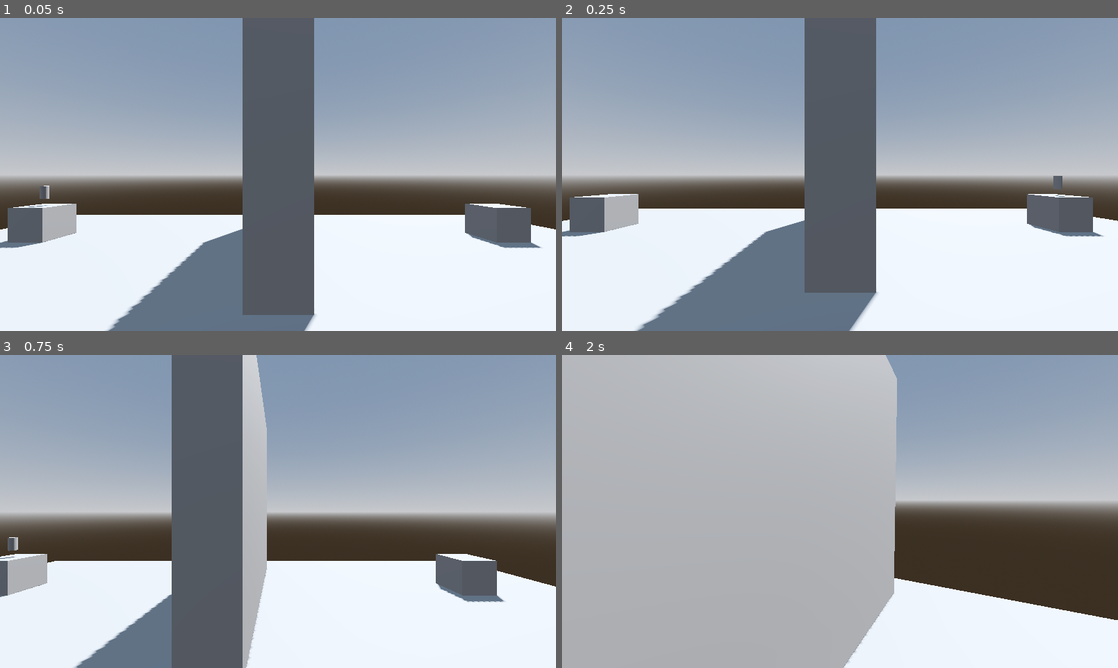
Above: before the commit, frames 1-4 (two rows, left to right).
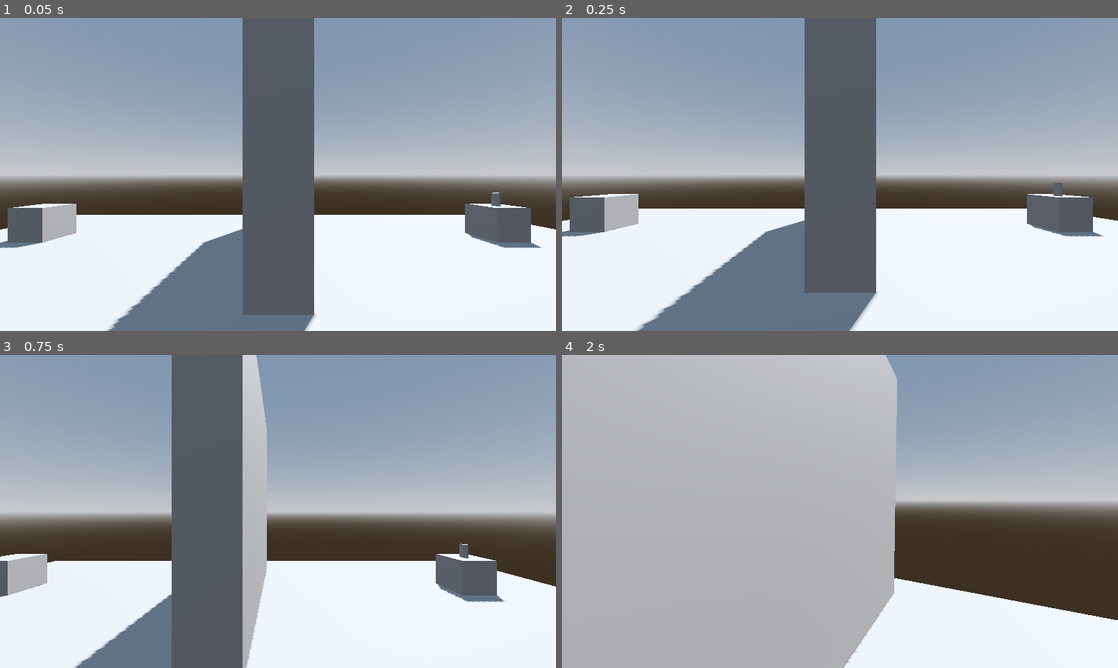
Above: after the commit, the same moments.

Repository: Mendi03/creepy_object_movement
Game: Godot game, scene res://Scenes/3d_level.tscn
Same seed, same stepped clock (60 frames per second), same inputs: the game is played once before the commit and once after it. The project has no main scene, so this scene is started directly.
Inputs (mouse positions are in pixels of both pictures, inside the frame that each line leads up to):
- Up to frame 1 (0.05 s): no input
- Up to frame 2 (0.25 s): no input
- Up to frame 3 (0.75 s): tap Enter (ui_accept) at 0.5 s; move the mouse to (400, 495) at 0.52 s; hold D (right) from 0.53 s (still down); click (400, 495) at 0.67 s
- Up to frame 4 (2 s): tap Enter (ui_accept) at 0.77, 1.52 s; move the mouse to (812, 511) at 1.27 s; release D (right) at 1.28 s; hold W (forward) from 1.28 s (still down)

The runs differ from the first frame. In frame 1, 0.1% of the frame differs, in the area x 5-91%, y 53-61%; in frame 2, less than 0.1%; in frame 3, 0.2%, in the area x 0-85%, y 58-66%; in frame 4, nothing differs.
Error before the commit: Invalid access to property or key 'global_position' on a base object of type 'Nil'. (res://Scenes/cool_can.gd:47)

Commit message:
updated teleport locations

Diff:
--- a/Scenes/cool_can.gd
+++ b/Scenes/cool_can.gd
@@ -22,9 +22,9 @@
 	if is_looked_at:
 		return
 
-	var teleportTarget = Vector3(0, 1.215, 6)
-	var teleportTarget2 = Vector3(6.846, 1.215, -6.406)
-	var teleportTarget3 = Vector3(-7.36, 1.215, -6.406)
+	var teleportTarget = Vector3(0, 1, 6)
+	var teleportTarget2 = Vector3(6.846, 1, -6.406)
+	var teleportTarget3 = Vector3(-7.36, 1, -6.406)
 
 	var positions = [teleportTarget, teleportTarget2, teleportTarget3]
 
@@ -40,6 +40,8 @@
 	if not viewed:
 		return viewed
 
+	return viewed
+	'''
 	var colliding_rays = 0
 
 	# make raycasts point to player position and count how many are colliding with an obstacle
@@ -54,3 +56,4 @@
 		viewed = false
 
 	return viewed
+'''
